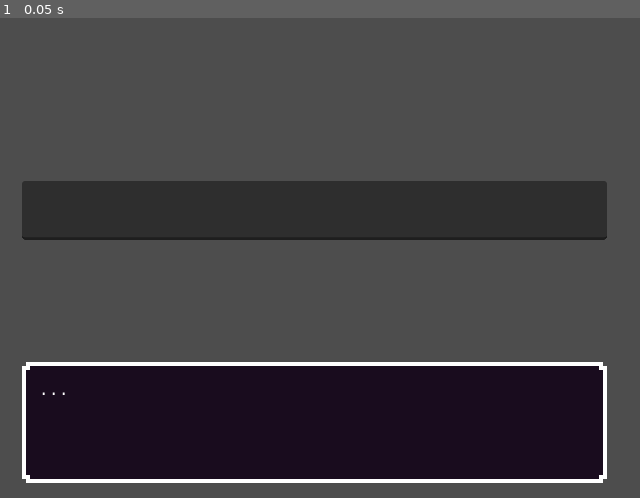
Above: before the commit, frame 1.
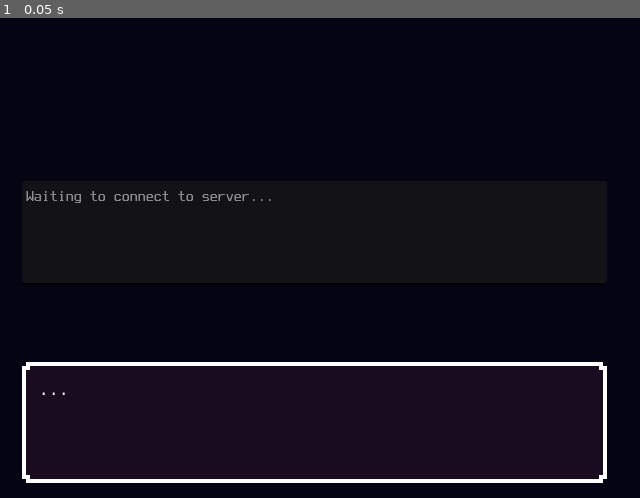
Above: after the commit, the same moment.

Repository: tchorne/NikoChat
Game: Godot game, scene res://main.tscn
Same seed, same stepped clock (60 frames per second), same inputs: the game is played once before the commit and once after it.
Inputs:
- Up to frame 1 (0.05 s): no input

The runs differ from the first frame. In frame 1, 76% of the frame differs, in the area x 0-100%, y 0-100%.

Commit message:
Add python TCP server
Still using environment variable token and hardcoded char id

Diff:
--- a/NikoChat/main.tscn
+++ b/NikoChat/main.tscn
@@ -16,6 +16,15 @@
 anchor_bottom = 1.0
 grow_horizontal = 2
 grow_vertical = 2
+
+[node name="ColorRect" type="ColorRect" parent="Chat"]
+layout_mode = 1
+anchors_preset = 15
+anchor_right = 1.0
+anchor_bottom = 1.0
+grow_horizontal = 2
+grow_vertical = 2
+color = Color(0.0156863, 0.0156863, 0.0745098, 1)
 
 [node name="Character" type="Control" parent="Chat" node_paths=PackedStringArray("label", "portrait", "sound")]
 layout_mode = 1
@@ -56,7 +65,7 @@
 offset_left = 22.0
 offset_top = -317.0
 offset_right = -33.0
-offset_bottom = -258.0
+offset_bottom = -213.0
 grow_horizontal = 2
 grow_vertical = 0
 
@@ -69,13 +78,15 @@
 grow_vertical = 2
 theme_override_fonts/font = ExtResource("4_j4ynn")
 theme_override_font_sizes/font_size = 16
+placeholder_text = "Waiting to connect to server..."
+editable = false
 wrap_mode = 1
 script = ExtResource("4_21vyc")
 
 [node name="ConnectionManager" type="Node" parent="."]
 script = ExtResource("1_onaeo")
 
-[connection signal="message_sent" from="Chat/MessageSending/TextEdit" to="Chat/Character" method="_on_text_edit_message_sent"]
+[connection signal="message_sent" from="Chat/MessageSending/TextEdit" to="ConnectionManager" method="_on_text_edit_message_sent"]
 [connection signal="server_connected" from="ConnectionManager" to="Chat/MessageSending/TextEdit" method="_on_connection_manager_server_connected"]
 [connection signal="server_disconnected" from="ConnectionManager" to="Chat/MessageSending/TextEdit" method="_on_connection_manager_server_disconnected"]
 [connection signal="server_response" from="ConnectionManager" to="Chat/Character" method="_on_connection_manager_server_response"]
Not shown, added: python/server.py
Not shown, added: python/start.bat
